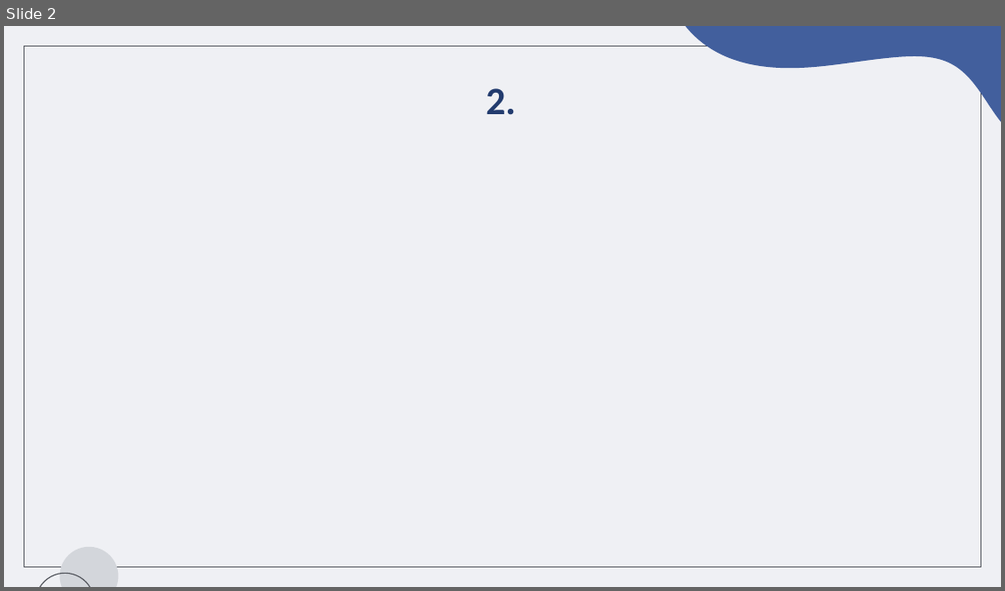
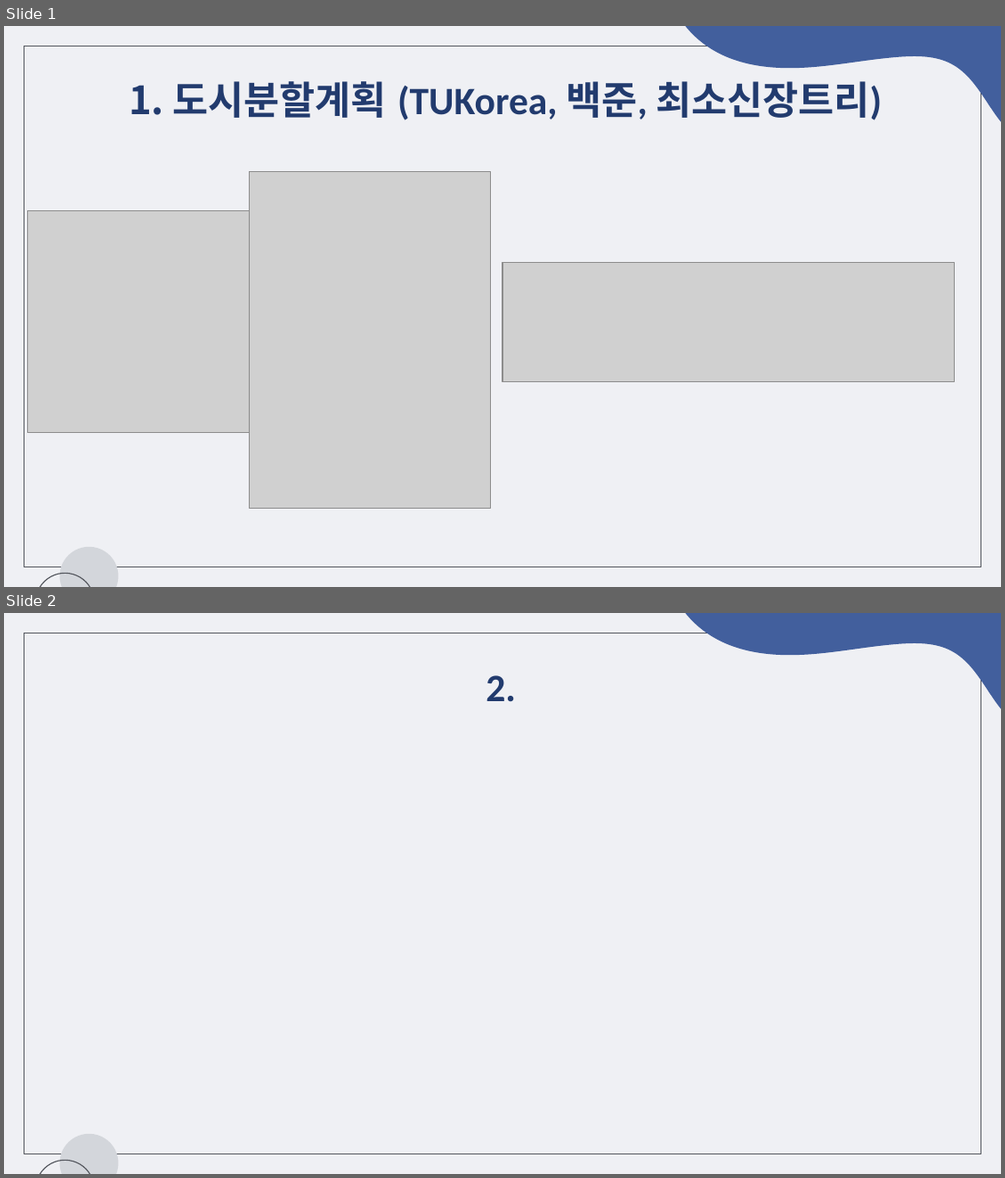
Before and after one commit to chaeeun-dev/CodingTest, a slide deck: 문제해결프로그래밍_숙제/제출용/숙제8_2022182035.pptx. Shown one above the other, each under a label of ours: slide 2 before the commit, slides 1 and 2 after it. The pictures are 1005x591 and 1005x1178 pixels, drawn with LibreOffice and Linux fonts; fonts in the diff are those of the drawing; grey boxes stand for pictures. Boxes give left, top, right and bottom in pixels: in the first picture for what was removed or moved away, otherwise in the second. Text is boxed around its words. In the diff, an @@ line names an element or a change of style, - is before the commit and + after.

Commit message:
최소 신장 트리, 숙제 8-1 완료

```diff
--- a/문제해결프로그래밍_숙제/제출용/숙제8_2022182035.pptx
+++ b/문제해결프로그래밍_숙제/제출용/숙제8_2022182035.pptx
@@ slide 1 added at bbox=[4, 26, 1001, 587], background #EFF0F4; not listed: 4 template elements that a slide beside it also shows @@
@@ title added at bbox=[173, 81, 882, 120], 28 pt, text #223B6E, bold @@
+1. 도시분할계획 (TUKorea, 백준, 최소신장트리)
@@ picture added at bbox=[250, 172, 491, 508] @@
@@ picture added at bbox=[28, 211, 269, 433] @@
@@ picture added at bbox=[502, 262, 954, 381] @@
```
Also in this commit, not shown: 1 slide removed, 5 other files.
